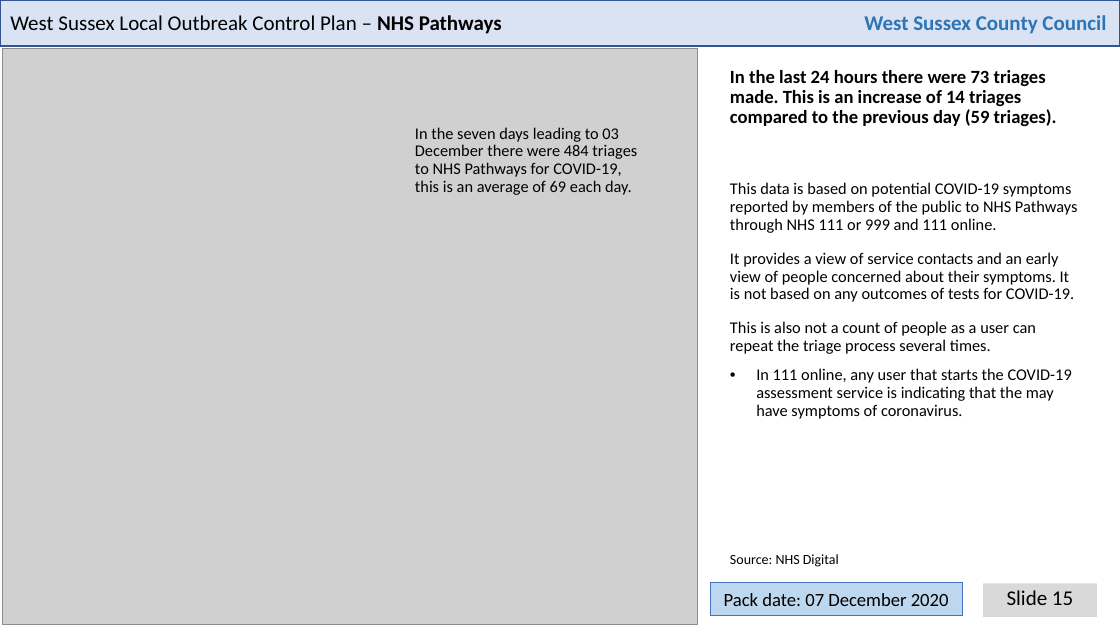
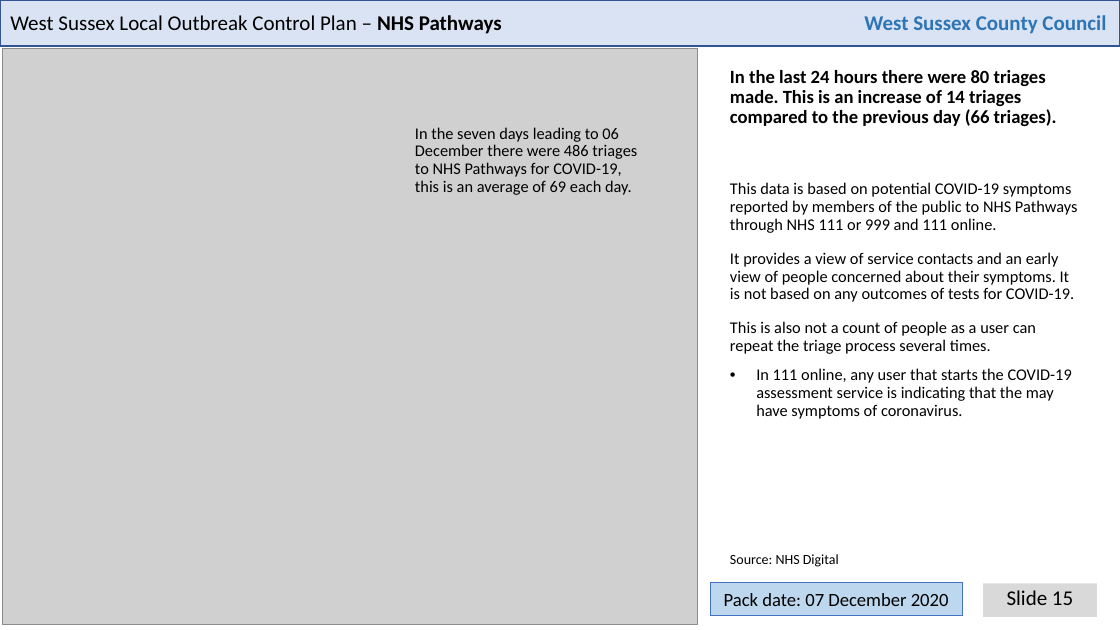
Before and after one commit to psychty/wsx_covid_datapack_public, a slide deck: slide 15 of Latest_West_Sussex_C19_slide_deck.pptx. Drawn at 1120x630 pixels with LibreOffice and Linux fonts; fonts in the diff are those of the drawing; grey boxes stand for pictures. Boxes give left, top, right and bottom in pixels: in the first picture for what was removed or moved away, otherwise in the second. Text is boxed around its words. In the diff, an @@ line names an element or a change of style, - is before the commit and + after.

```diff
--- a/Latest_West_Sussex_C19_slide_deck.pptx
+++ b/Latest_West_Sussex_C19_slide_deck.pptx
@@ text at (x1=730, y1=70, x2=1057, y2=126): text changed @@
-In the last 24 hours there were 73 triages made. This is an increase of 14 triages compared to the previous day (59 triages).
+In the last 24 hours there were 80 triages made. This is an increase of 14 triages compared to the previous day (66 triages).
@@ text at (x1=415, y1=127, x2=637, y2=195): text changed @@
-In the seven days leading to 03 December there were 484 triages to NHS Pathways for COVID-19, this is an average of 69 each day.
+In the seven days leading to 06 December there were 486 triages to NHS Pathways for COVID-19, this is an average of 69 each day.
```
Also in this commit, not shown: 4 other slides changed, 46 other files.
